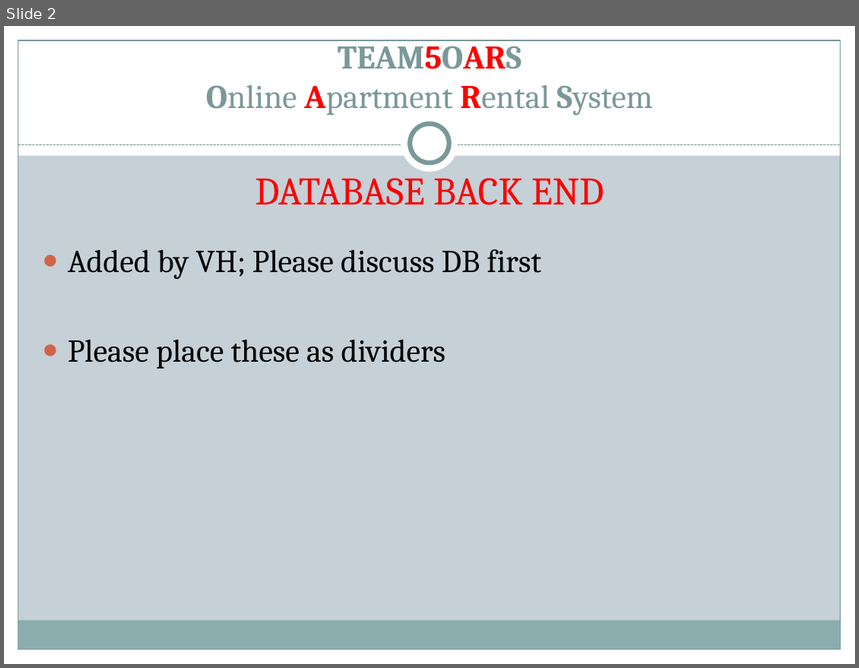
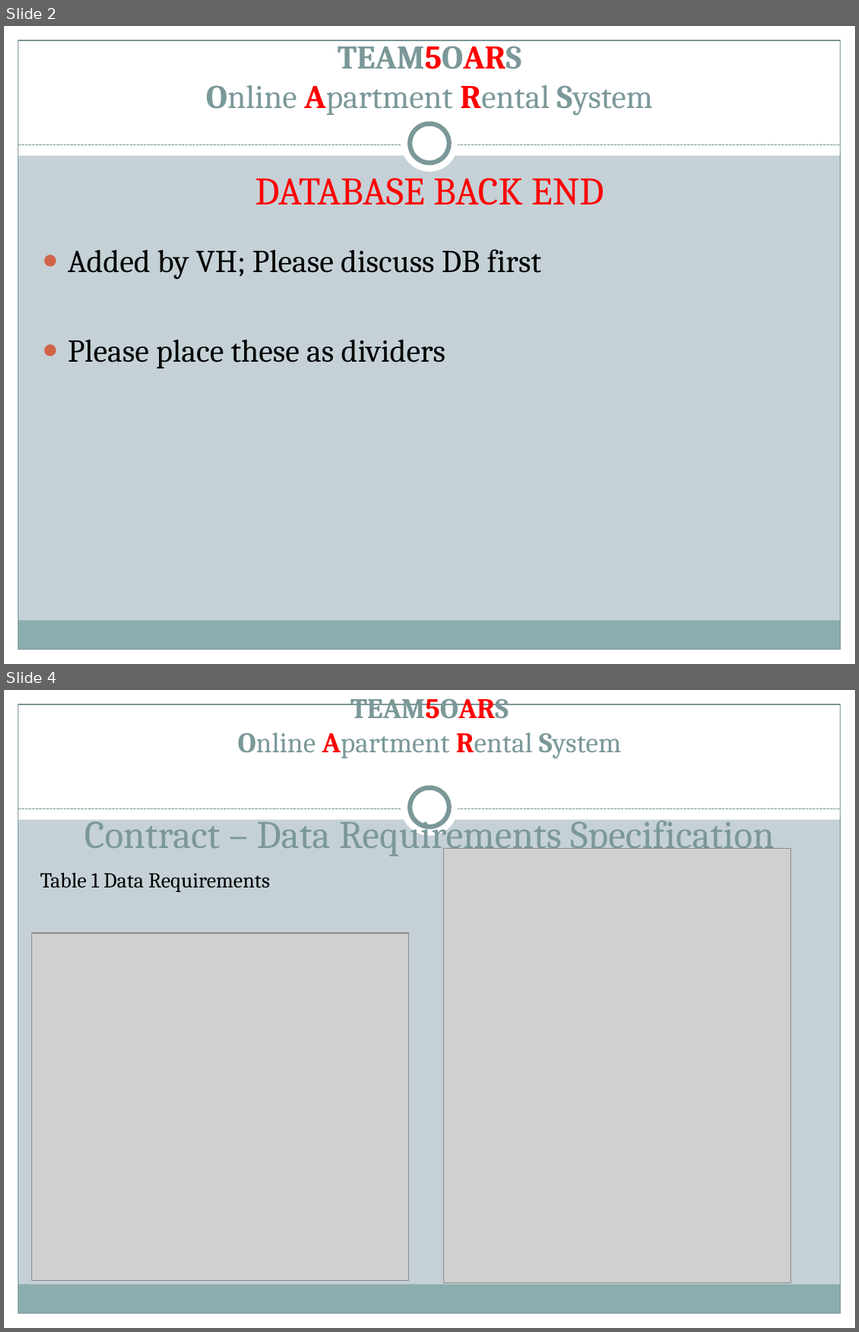
Before and after one commit to silva2972/OARS_PROJECT, a slide deck: TEAM PROJECT DELIVERABLES/TEAM5OARS.pptx. Shown one above the other, each under a label of ours: slide 2 before the commit, slides 2 and 4 after it; the slides between them are not shown. The pictures are 859x668 and 859x1332 pixels, drawn with LibreOffice and Linux fonts; fonts in the diff are those of the drawing; grey boxes stand for pictures. Boxes give left, top, right and bottom in pixels: in the first picture for what was removed or moved away, otherwise in the second. Text is boxed around its words. In the diff, an @@ line names an element or a change of style, - is before the commit and + after.

```diff
--- a/TEAM PROJECT DELIVERABLES/TEAM5OARS.pptx
+++ b/TEAM PROJECT DELIVERABLES/TEAM5OARS.pptx
@@ slide 4 added at <box>4,690,855,1328</box>, background #C5D1D7; not listed: 9 template elements that a slide beside it also shows @@
@@ title added at <box>85,699,775,856</box>, 33 pt, text #7C999A @@
+TEAM5OARS
+Online Apartment Rental System
+Contract – Data Requirements Specification
@@ picture added at <box>444,848,791,1283</box> @@
@@ text added at <box>40,872,270,892</box>, 18 pt, text #000000 @@
+Table 1 Data Requirements
@@ picture added at <box>32,933,409,1281</box> @@
```
Also in this commit, not shown: 3 slides changed, 10 other slides added.
